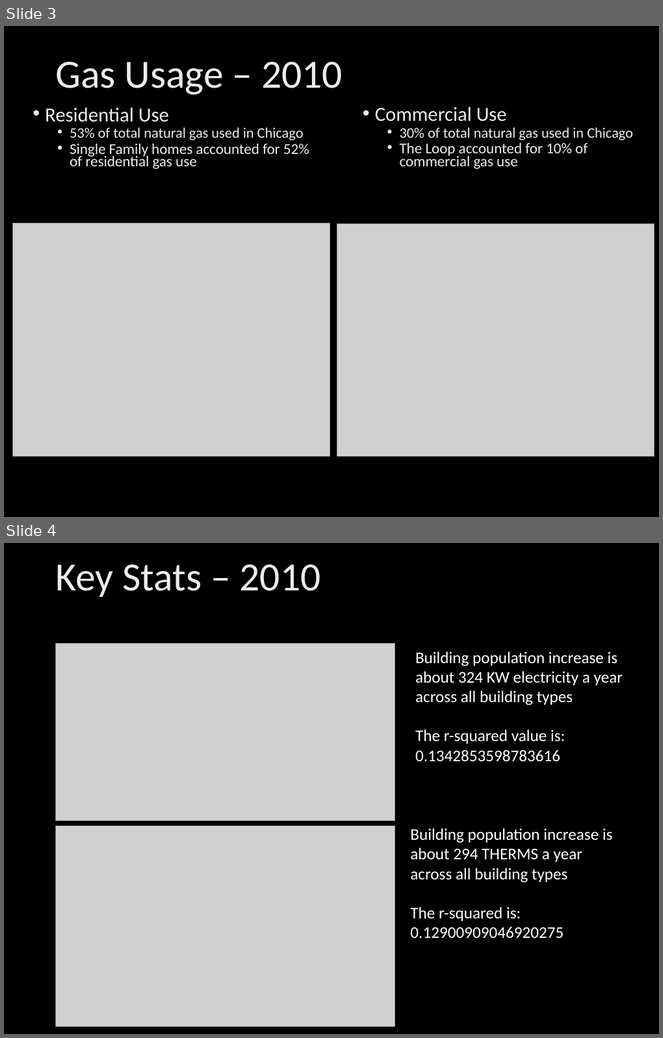
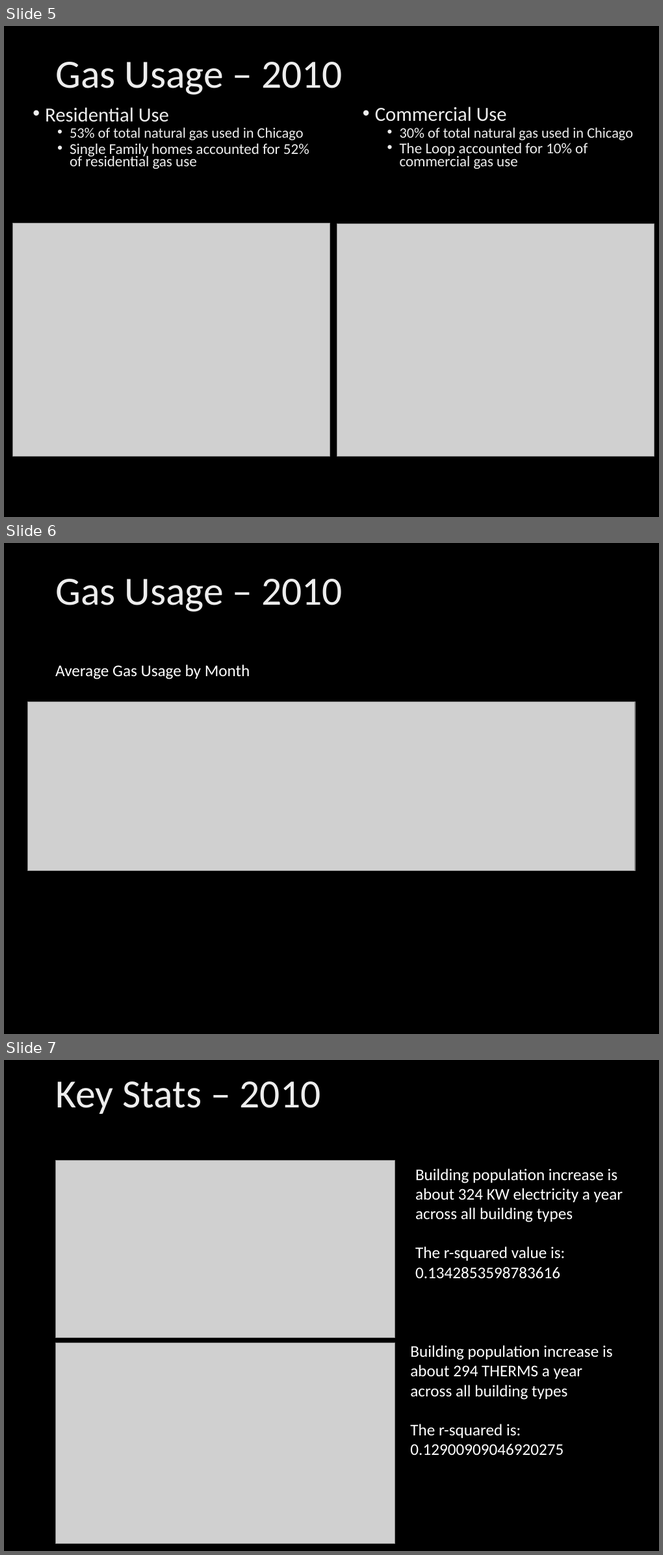
Before and after one commit to byoung11644/Chicago_Energy, a slide deck: Energy ppt.pptx. Shown one above the other, each under a label of ours: slides 3 and 4 before the commit, slides 5, 6 and 7 after it. The pictures are 663x1038 and 663x1555 pixels, drawn with LibreOffice and Linux fonts; fonts in the diff are those of the drawing; grey boxes stand for pictures; background and template pictures are left out. Boxes give left, top, right and bottom in pixels: in the first picture for what was removed or moved away, otherwise in the second. Text is boxed around its words. In the diff, an @@ line names an element or a change of style, - is before the commit and + after.

```diff
--- a/Energy ppt.pptx
+++ b/Energy ppt.pptx
@@ slide 6 added at (x1=4, y1=543, x2=659, y2=1034), background picture (left out) @@
@@ title added at (x1=55, y1=579, x2=343, y2=612), 44 pt, text gradient #BFBFBF to #EDEDED to #FFFFFF @@
+Gas Usage – 2010
@@ text added at (x1=55, y1=665, x2=250, y2=679), 18 pt, text #FFFFFF @@
+Average Gas Usage by Month
@@ picture added at (x1=28, y1=702, x2=636, y2=871) @@
@@ what was slide 3 is now slide 5 @@
@@ what was slide 4 is now slide 7 @@
```
Also in this commit, not shown: 3 slides changed, 6 other slides added, 1 slide removed, 1 other file.
